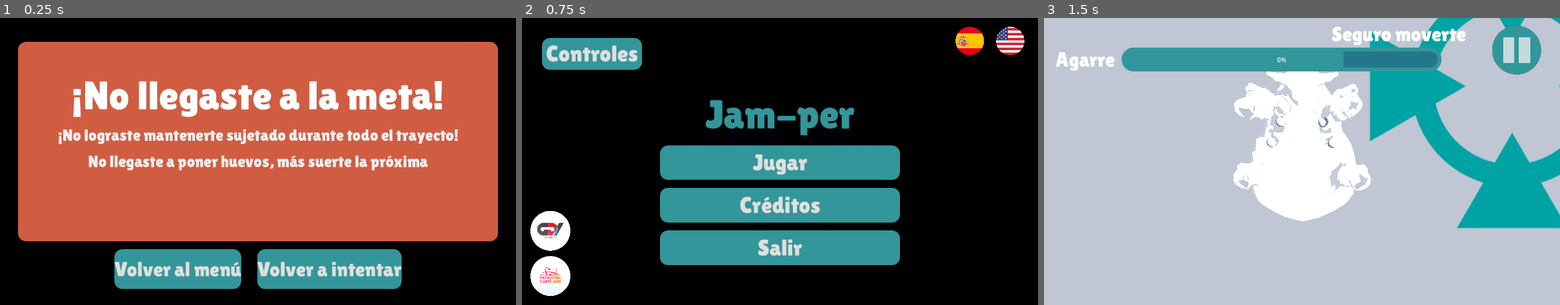
Above: before the commit, frames 1-3 (left to right).
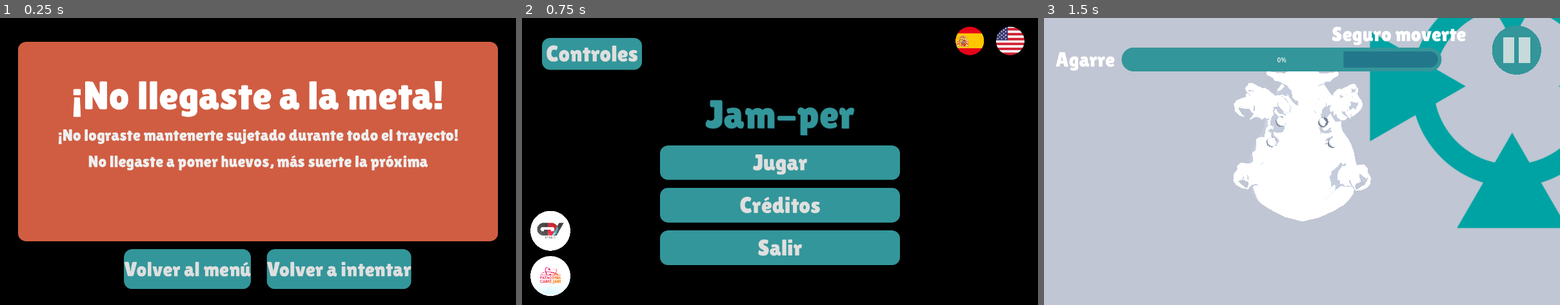
Above: after the commit, the same moments.

Repository: ariandres11/PGJ_Mar
Game: Godot game, scene res://Scenes/Perdiste.tscn
The game is run twice, just before and just after one commit, with the same random seed, the same clock (stepped at 60 frames per second) and the same inputs. This scene is started directly instead of the project's main scene. Video files are missing from this copy of the repository; at most half a second of black plays in their place. Sound files missing from this copy of the repository are replaced by a short silence.
Inputs:
- Up to frame 1 (0.25 s): no input
- Up to frame 2 (0.75 s): click "Volver al menú" at 0.5 s
- Up to frame 3 (1.5 s): click "Jugar" at 1.25 s

The runs differ from the first frame. In frame 1, 2.2% of the frame differs, in the area x 22-80%, y 80-95%; in frame 2, nothing differs; in frame 3, nothing differs.

Commit message:
Intro traduccion

Diff:
--- a/PGJ/Intro.gd
+++ /dev/null
@@ -1,36 +0,0 @@
-extends Control
-
-var audio_player_1: AudioStreamPlayer
-var audio_player_2: AudioStreamPlayer
-var timer: Timer
-var timer_2: Timer
-
-func _ready():
-	audio_player_1 = $AudioStreamPlayer
-	audio_player_2 = $AudioStreamPlayer2 # Reproduce el audio por 10 segundos
-	timer = $TimerTransicion1
-	timer_2 = $TimerPasarEscena
-
-func _on_timer_timeout():
-	audio_player_1.stop()
-	_on_audio_stream_player_finished()
-
-
-func _on_audio_stream_player_finished():
-	audio_player_2.play()
-	timer_2.start()
-	timer.queue_free()
-
-
-# func _on_timer_pasar_escena_timeout():
-	#get_tree().change_scene_to_file("res://Scenes/main.tscn")
-
-
-func _on_video_stream_player_finished():
-	get_tree().change_scene_to_file("res://Scenes/main.tscn")
-
-
-
-func _on_saltar_intro_pressed():
-	get_tree().change_scene_to_file("res://Scenes/main.tscn")
-	pass # Replace with function body.
--- a/PGJ/Scenes/Game.tscn
+++ b/PGJ/Scenes/Game.tscn
@@ -5,7 +5,7 @@
 [ext_resource type="FontFile" uid="uid://nrp664l5g3ws" path="res://Fonts/Lilita_One,Rubik_Scribble/Lilita_One/LilitaOne-Regular.ttf" id="3_2i3eu"]
 [ext_resource type="StyleBox" uid="uid://xj053q2yvb2t" path="res://Styles/ButtonStyleMainMenu.tres" id="3_mqmfg"]
 [ext_resource type="AudioStream" uid="uid://dxcqw0li8usiu" path="res://Audio/audio_oceano_afuera.mp3" id="5_bwl2k"]
-[ext_resource type="Script" path="res://Scenes/BarraAgarre.gd" id="6_080r6"]
+[ext_resource type="Script" path="res://Scripts/BarraAgarre.gd" id="6_080r6"]
 [ext_resource type="Texture2D" uid="uid://bkyonjoxhggoc" path="res://Iconos/flecha_juego.png" id="6_xveh2"]
 
 [sub_resource type="StyleBoxFlat" id="StyleBoxFlat_mqmyq"]
--- a/PGJ/Scenes/Intro.tscn
+++ b/PGJ/Scenes/Intro.tscn
@@ -1,6 +1,6 @@
 [gd_scene load_steps=7 format=3 uid="uid://cus3lmp4hk4x1"]
 
-[ext_resource type="Script" path="res://Intro.gd" id="1_7o14h"]
+[ext_resource type="Script" path="res://Scripts/Intro.gd" id="1_0p8tp"]
 [ext_resource type="VideoStream" path="res://Animaciones/intro_lista_formato.ogv" id="2_shvix"]
 [ext_resource type="AudioStream" uid="uid://dxcqw0li8usiu" path="res://Audio/audio_oceano_afuera.mp3" id="3_i7eno"]
 [ext_resource type="AudioStream" uid="uid://t0hgifsewg7h" path="res://Audio/audio_oceano_4min_mp3.mp3" id="4_ubwvw"]
@@ -15,7 +15,7 @@
 grow_horizontal = 2
 grow_vertical = 2
 size_flags_horizontal = 3
-script = ExtResource("1_7o14h")
+script = ExtResource("1_0p8tp")
 
 [node name="VideoStreamPlayer" type="VideoStreamPlayer" parent="."]
 layout_mode = 1
--- a/PGJ/Scenes/Perdiste.tscn
+++ b/PGJ/Scenes/Perdiste.tscn
@@ -1,10 +1,9 @@
-[gd_scene load_steps=7 format=3 uid="uid://bar6v4a3jbn5s"]
+[gd_scene load_steps=6 format=3 uid="uid://bar6v4a3jbn5s"]
 
-[ext_resource type="Script" path="res://Scenes/Perdiste.gd" id="1_mydpk"]
+[ext_resource type="Script" path="res://Scripts/Perdiste.gd" id="1_mydpk"]
 [ext_resource type="FontFile" uid="uid://nrp664l5g3ws" path="res://Fonts/Lilita_One,Rubik_Scribble/Lilita_One/LilitaOne-Regular.ttf" id="2_a1yra"]
 [ext_resource type="VideoStream" path="res://Animaciones/intro.ogv" id="2_gn1y1"]
 [ext_resource type="StyleBox" uid="uid://xj053q2yvb2t" path="res://Styles/ButtonStyleMainMenu.tres" id="3_a51eo"]
-[ext_resource type="Texture2D" uid="uid://byjad1xllxqga" path="res://Iconos/ej_icono_piojoagil.png" id="4_61w6c"]
 
 [sub_resource type="StyleBoxFlat" id="StyleBoxFlat_kgqsk"]
 bg_color = Color(0.815686, 0.364706, 0.258824, 1)
@@ -51,7 +50,7 @@
 anchor_bottom = 0.5
 offset_left = -326.5
 offset_top = 220.0
-offset_right = 326.5
+offset_right = 373.5
 offset_bottom = 320.0
 grow_horizontal = 2
 grow_vertical = 2
@@ -155,15 +154,5 @@
 horizontal_alignment = 1
 vertical_alignment = 1
 
-[node name="TextureRect" type="TextureRect" parent="."]
-layout_mode = 1
-offset_left = 1414.0
-offset_top = 576.0
-offset_right = 1714.0
-offset_bottom = 876.0
-rotation = 0.286234
-texture = ExtResource("4_61w6c")
-expand_mode = 1
-
 [connection signal="pressed" from="botones/BotonVolver2" to="." method="_on_boton_volver_pressed"]
 [connection signal="pressed" from="botones/VolverJugar" to="." method="_on_volver_jugar_pressed"]
--- a/PGJ/Scenes/UIFin.tscn
+++ b/PGJ/Scenes/UIFin.tscn
@@ -1,10 +1,9 @@
 [gd_scene load_steps=7 format=3 uid="uid://cbwoqtp30v4fx"]
 
-[ext_resource type="Script" path="res://Scenes/Ganaste.gd" id="1_7nsjy"]
+[ext_resource type="Script" path="res://Scripts/Ganaste.gd" id="1_7nsjy"]
 [ext_resource type="VideoStream" path="res://Animaciones/intro.ogv" id="2_hhdw4"]
 [ext_resource type="StyleBox" uid="uid://xj053q2yvb2t" path="res://Styles/ButtonStyleMainMenu.tres" id="2_tcbe6"]
 [ext_resource type="FontFile" uid="uid://nrp664l5g3ws" path="res://Fonts/Lilita_One,Rubik_Scribble/Lilita_One/LilitaOne-Regular.ttf" id="3_dx8ot"]
-[ext_resource type="Texture2D" uid="uid://byjad1xllxqga" path="res://Iconos/ej_icono_piojoagil.png" id="4_2462c"]
 
 [sub_resource type="StyleBoxFlat" id="StyleBoxFlat_6ldh0"]
 bg_color = Color(0.345098, 0.588235, 0.403922, 1)
@@ -14,6 +13,9 @@
 corner_radius_bottom_left = 20
 corner_detail = 10
 shadow_color = Color(0, 0, 0, 1)
+
+[sub_resource type="CompressedTexture2D" id="CompressedTexture2D_lrdm6"]
+load_path = "res://.godot/imported/ej_icono_piojoagil.png-c63af5f361ceb47e4d41d4ef49c6d727.ctex"
 
 [node name="Control" type="Control"]
 layout_mode = 3
@@ -151,7 +153,7 @@
 offset_right = 1714.0
 offset_bottom = 876.0
 rotation = 0.286234
-texture = ExtResource("4_2462c")
+texture = SubResource("CompressedTexture2D_lrdm6")
 expand_mode = 1
 
 [connection signal="pressed" from="VolverMenu" to="." method="_on_volver_menu_pressed"]
--- /dev/null
+++ b/PGJ/Scripts/Intro.gd
@@ -0,0 +1,38 @@
+extends Control
+
+var audio_player_1: AudioStreamPlayer
+var audio_player_2: AudioStreamPlayer
+var timer: Timer
+var timer_2: Timer
+
+func _ready():
+	TranslationServer.set_locale(Globales.idioma)
+	$SaltarIntro.text = tr("Omitir")
+	audio_player_1 = $AudioStreamPlayer
+	audio_player_2 = $AudioStreamPlayer2 # Reproduce el audio por 10 segundos
+	timer = $TimerTransicion1
+	timer_2 = $TimerPasarEscena
+
+func _on_timer_timeout():
+	audio_player_1.stop()
+	_on_audio_stream_player_finished()
+
+
+func _on_audio_stream_player_finished():
+	audio_player_2.play()
+	timer_2.start()
+	timer.queue_free()
+
+
+# func _on_timer_pasar_escena_timeout():
+	#get_tree().change_scene_to_file("res://Scenes/main.tscn")
+
+
+func _on_video_stream_player_finished():
+	get_tree().change_scene_to_file("res://Scenes/main.tscn")
+
+
+
+func _on_saltar_intro_pressed():
+	get_tree().change_scene_to_file("res://Scenes/main.tscn")
+	pass # Replace with function body.
--- /dev/null
+++ b/PGJ/Traslate/traslate.csv
@@ -0,0 +1,30 @@
+key;esp;eng
+BotonJugar;Jugar;Play
+BotonSalir;Salir;Quit
+BotonIdioma;Idioma;Language
+Cayendo;Cayendo;Falling
+BotonCreditos;Créditos;Credits
+BotonReiniciar;Reiniciar;Restart
+Modelado3D;Modelado 3D; 3D Artist
+Programador;Programador;Programmer
+DiseñadorUI;Diseñador UI;UI Designer
+Controles;Controles;Controls
+Izquierda;Izquierda;Left
+Derecha;Derecha;Right
+Arriba;Arriba;Top
+Abajo;Abajo;Bottom
+BotonVolver;Volver;Back
+Pausa;Pausa;Pause
+GanasteTitulo;¡Llegaste a la meta!; You reached the goal!
+GanasteP1;Pusiste tus huevos, ahora una nueva generación;You laid your eggs, now a new generation
+GanasteP2;de piojos está lista para conquistar  el mar argentino.;of lice is ready to conquer the Argentine sea.
+GanasteP3;¡Tu legado continúa!;Your legacy continues!
+PerdisteTitulo;¡No llegaste a la meta!;You didn´t reach the goal!
+Agarre;Agarre;Hold
+SeguroMoverte;Seguro moverte;Safe to move
+Sumergiendo;Sumergiendo;Dipping
+VolverMenu;Volver al menú;Back to menu
+VolverAIntentar;Volver a intentar;Try again
+PerdisteP1;¡No lograste mantenerte sujetado durante todo el trayecto!;You didn’t manage to hold on for the entire journey!
+PerdisteP2;No llegaste a poner huevos, más suerte la próxima;You didn’t get to lay eggs, better luck next time
+Omitir;Omitir intro;Skip intro
--- a/PGJ/icon.svg
+++ /dev/null
@@ -1 +0,0 @@
-<svg height="128" width="128" xmlns="http://www.w3.org/2000/svg"><rect x="2" y="2" width="124" height="124" rx="14" fill="#363d52" stroke="#212532" stroke-width="4"/><g transform="scale(.101) translate(122 122)"><g fill="#fff"><path d="M105 673v33q407 354 814 0v-33z"/><path fill="#478cbf" d="m105 673 152 14q12 1 15 14l4 67 132 10 8-61q2-11 15-15h162q13 4 15 15l8 61 132-10 4-67q3-13 15-14l152-14V427q30-39 56-81-35-59-83-108-43 20-82 47-40-37-88-64 7-51 8-102-59-28-123-42-26 43-46 89-49-7-98 0-20-46-46-89-64 14-123 42 1 51 8 102-48 27-88 64-39-27-82-47-48 49-83 108 26 42 56 81zm0 33v39c0 276 813 276 813 0v-39l-134 12-5 69q-2 10-14 13l-162 11q-12 0-16-11l-10-65H447l-10 65q-4 11-16 11l-162-11q-12-3-14-13l-5-69z"/><path d="M483 600c3 34 55 34 58 0v-86c-3-34-55-34-58 0z"/><circle cx="725" cy="526" r="90"/><circle cx="299" cy="526" r="90"/></g><g fill="#414042"><circle cx="307" cy="532" r="60"/><circle cx="717" cy="532" r="60"/></g></g></svg>
--- a/PGJ/project.godot
+++ b/PGJ/project.godot
@@ -118,4 +118,4 @@
 
 [internationalization]
 
-locale/translations=PackedStringArray("res://traslate.eng.translation", "res://traslate.esp.translation")
+locale/translations=PackedStringArray("res://Traslate/traslate.eng.translation", "res://Traslate/traslate.esp.translation")
--- a/PGJ/traslate.csv
+++ /dev/null
@@ -1,29 +0,0 @@
-key;esp;eng
-BotonJugar;Jugar;Play
-BotonSalir;Salir;Quit
-BotonIdioma;Idioma;Language
-Cayendo;Cayendo;Falling
-BotonCreditos;Créditos;Credits
-BotonReiniciar;Reiniciar;Restart
-Modelado3D;Modelado 3D; 3D Artist
-Programador;Programador;Programmer
-DiseñadorUI;Diseñador UI;UI Designer
-Controles;Controles;Controls
-Izquierda;Izquierda;Left
-Derecha;Derecha;Right
-Arriba;Arriba;Top
-Abajo;Abajo;Bottom
-BotonVolver;Volver;Back
-Pausa;Pausa;Pause
-GanasteTitulo;¡Llegaste a la meta!; You reached the goal!
-GanasteP1;Pusiste tus huevos, ahora una nueva generación;You laid your eggs, now a new generation
-GanasteP2;de piojos está lista para conquistar  el mar argentino.;of lice is ready to conquer the Argentine sea.
-GanasteP3;¡Tu legado continúa!;Your legacy continues!
-PerdisteTitulo;¡No llegaste a la meta!;You didn´t reach the goal!
-Agarre;Agarre;Hold
-SeguroMoverte;Seguro moverte;Safe to move
-Sumergiendo;Sumergiendo;Dipping
-VolverMenu;Volver al menú;Back to menu
-VolverAIntentar;Volver a intentar;Try again
-PerdisteP1;¡No lograste mantenerte sujetado durante todo el trayecto!;You didn’t manage to hold on for the entire journey!
-PerdisteP2;No llegaste a poner huevos, más suerte la próxima;You didn’t get to lay eggs, better luck next time
Not shown, removed: PGJ/Fonts/Lilita_One,Rubik_Scribble/Rubik_Scribble/OFL.txt
Binary file removed: PGJ/Fonts/Lilita_One,Rubik_Scribble/Rubik_Scribble/RubikScribble-Regular.ttf
Not shown, removed: PGJ/Fonts/Lilita_One,Rubik_Scribble/Rubik_Scribble/RubikScribble-Regular.ttf.import
Binary file removed: PGJ/Iconos/ej_icono_piojoagil.png
Not shown, removed: PGJ/Iconos/ej_icono_piojoagil.png.import
Binary file removed: PGJ/Iconos/ej_icono_piojoagilIngles.png
Not shown, removed: PGJ/Iconos/ej_icono_piojoagilIngles.png.import
Binary file removed: PGJ/Iconos/teclado1.png
Not shown, removed: PGJ/Iconos/teclado1.png.import
Binary file removed: PGJ/Iconos/teclado2.png
Not shown, removed: PGJ/Iconos/teclado2.png.import
Binary file removed: PGJ/Iconos/teclado3.png
(and 19 more such lines)
